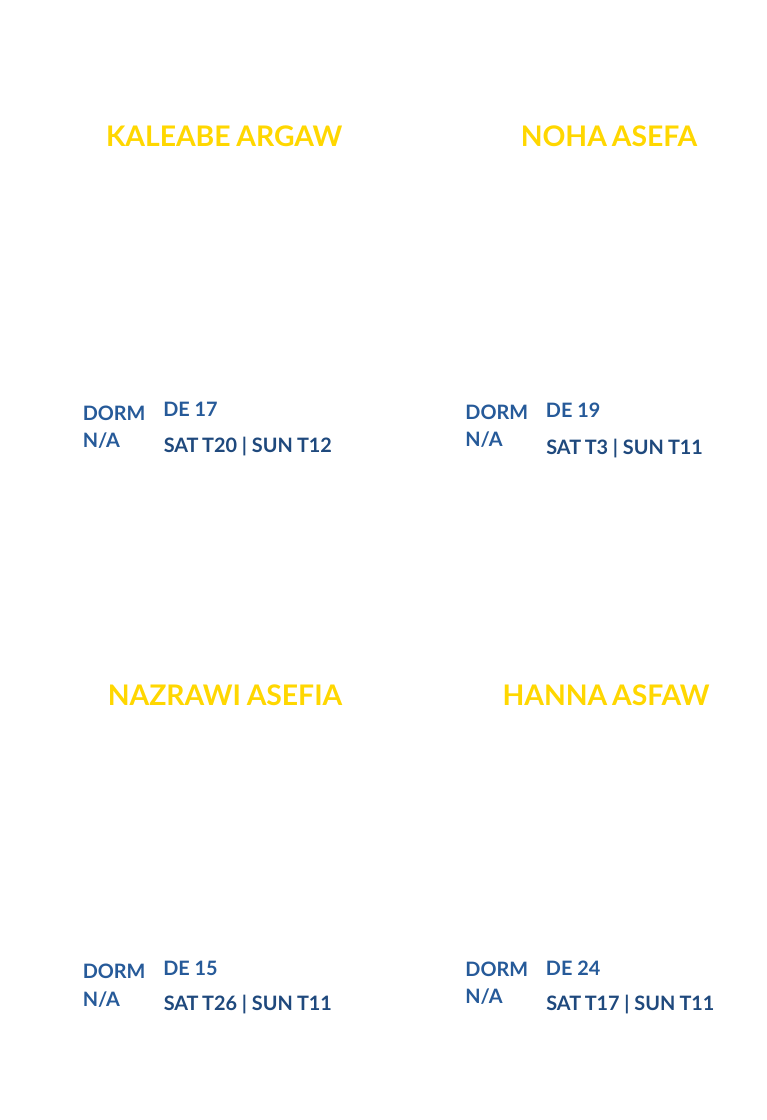
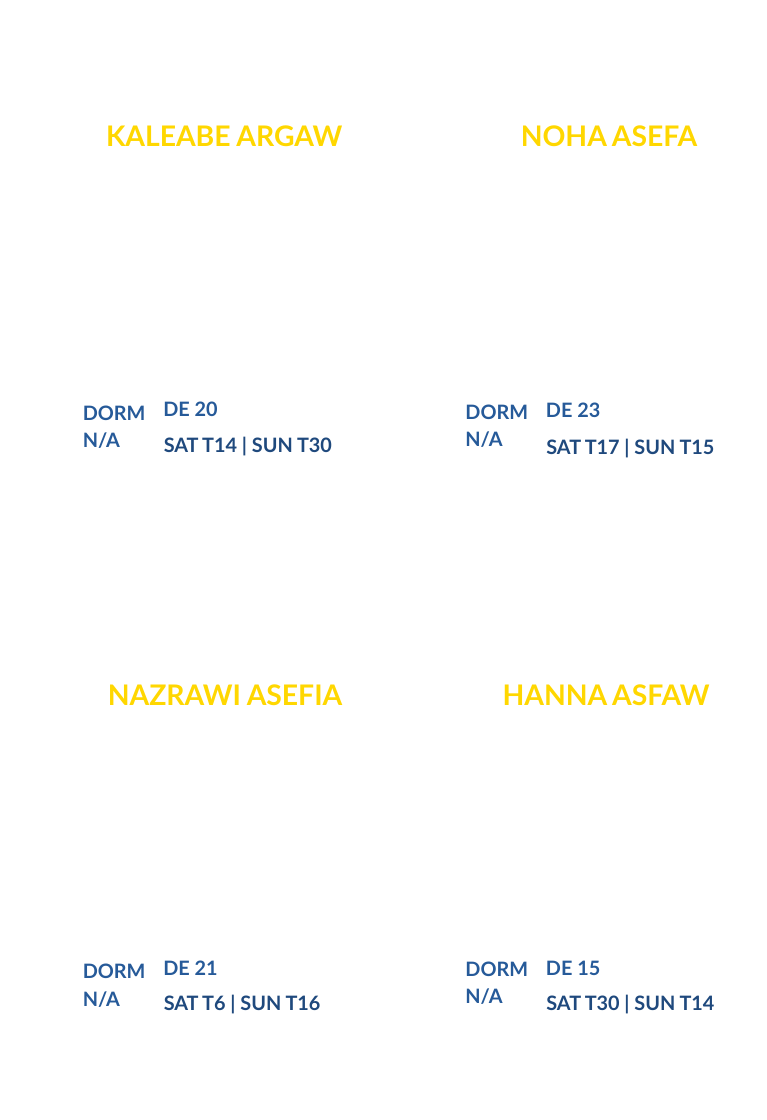
Before and after one commit to nahom8423/campusministry, a slide deck: slide 33 of output/filled_badges.pptx. Drawn at 767x1120 pixels with LibreOffice and Linux fonts; fonts in the diff are those of the drawing. Boxes give left, top, right and bottom in pixels: in the first picture for what was removed or moved away, otherwise in the second. Text is boxed around its words. In the diff, an @@ line names an element or a change of style, - is before the commit and + after.

```diff
--- a/output/filled_badges.pptx
+++ b/output/filled_badges.pptx
@@ text at bbox=[163, 401, 218, 416]: text changed @@
-DE 17
+DE 20
@@ text at bbox=[546, 402, 600, 417]: text changed @@
-DE 19
+DE 23
@@ text at bbox=[164, 437, 332, 452]: text changed @@
-SAT T20 | SUN T12
+SAT T14 | SUN T30
@@ text at bbox=[546, 439, 715, 454]: text changed @@
-SAT T3 | SUN T11
+SAT T17 | SUN T15
@@ text at bbox=[163, 960, 218, 975]: text changed @@
-DE 15
+DE 21
@@ text at bbox=[546, 960, 600, 975]: text changed @@
-DE 24
+DE 15
@@ text at bbox=[164, 995, 321, 1010]: text changed @@
-SAT T26 | SUN T11
+SAT T6 | SUN T16
@@ text at bbox=[546, 995, 715, 1010]: text changed @@
-SAT T17 | SUN T11
+SAT T30 | SUN T14
```
Also in this commit, not shown: 81 other slides changed, 2 slides removed, 10 other files.
